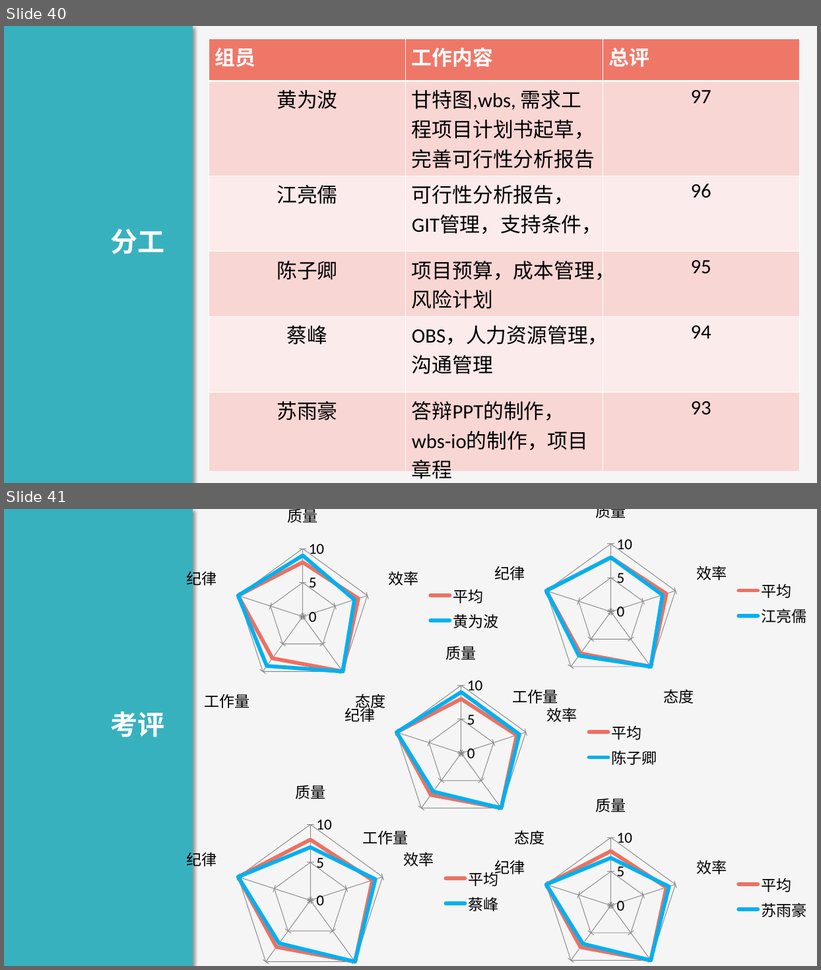
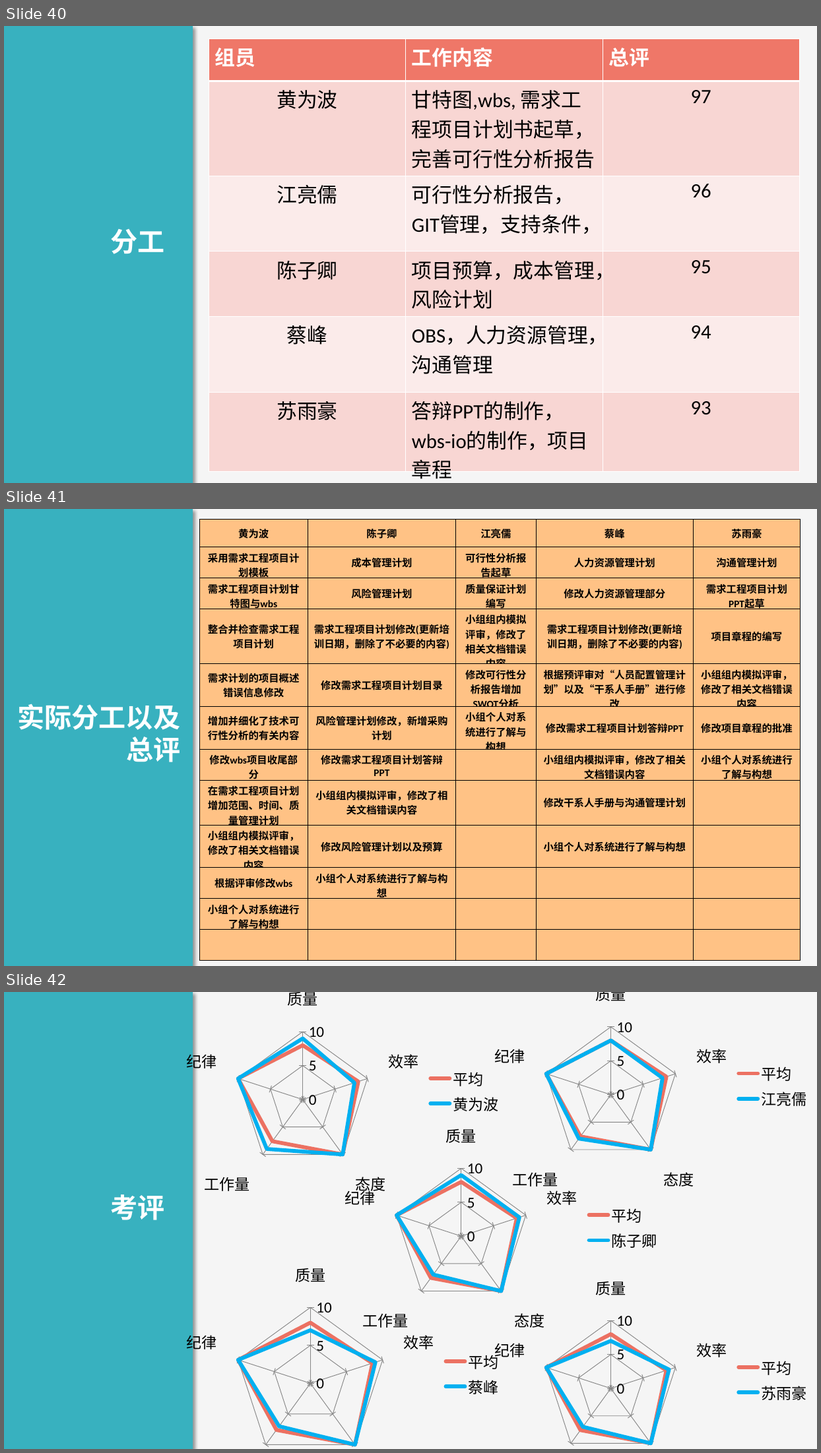
Before and after one commit to boboHh/AssistantTeaching, a slide deck: 受控文档/03-需求工程项目计划/PRD2018-G11-需求工程项目计划PPT.pptx. Shown one above the other, each under a label of ours: slides 40 and 41 before the commit, slides 40, 41 and 42 after it. The pictures are 821x970 and 821x1453 pixels, drawn with LibreOffice and Linux fonts; fonts in the diff are those of the drawing. Boxes give left, top, right and bottom in pixels: in the first picture for what was removed or moved away, otherwise in the second. Text is boxed around its words. In the diff, an @@ line names an element or a change of style, - is before the commit and + after.

Commit message:
PPT新增实际分工
PPT新增实际分工

```diff
--- a/受控文档/03-需求工程项目计划/PRD2018-G11-需求工程项目计划PPT.pptx
+++ b/受控文档/03-需求工程项目计划/PRD2018-G11-需求工程项目计划PPT.pptx
@@ slide 41 added at bbox=[4, 509, 817, 966], background #F5F5F5 @@
@@ rectangle added at bbox=[4, 509, 193, 966], fill #38B1BF @@
@@ table added at bbox=[199, 519, 800, 960], 12 rows, 5 columns @@
+黄为波 | 陈子卿 | 江亮儒 | 蔡峰 | 苏雨豪
+采用需求工程项目计划模板 | 成本管理计划 | 可行性分析报告起草 | 人力资源管理计划 | 沟通管理计划
+需求工程项目计划甘特图与wbs | 风险管理计划 | 质量保证计划编写 | 修改人力资源管理部分 | 需求工程项目计划PPT起草
+整合并检查需求工程项目计划 | 需求工程项目计划修改(更新培训日期，删除了不必要的内容) | 小组组内模拟评审，修改了相关文档错误内容 | 需求工程项目计划修改(更新培训日期，删除了不必要的内容) | 项目章程的编写
+需求计划的项目概述错误信息修改 | 修改需求工程项目计划目录 | 修改可行性分析报告增加SWOT分析 | 根据预评审对“人员配置管理计划”以及“干系人手册”进行修改 | 小组组内模拟评审，修改了相关文档错误内容
+增加并细化了技术可行性分析的有关内容 | 风险管理计划修改，新增采购计划 | 小组个人对系统进行了解与构想 | 修改需求工程项目计划答辩PPT | 修改项目章程的批准
+修改wbs项目收尾部分 | 修改需求工程项目计划答辩PPT |  | 小组组内模拟评审，修改了相关文档错误内容 | 小组个人对系统进行了解与构想
+在需求工程项目计划增加范围、时间、质量管理计划 | 小组组内模拟评审，修改了相关文档错误内容 |  | 修改干系人手册与沟通管理计划 | 
+小组组内模拟评审，修改了相关文档错误内容 | 修改风险管理计划以及预算 |  | 小组个人对系统进行了解与构想 | 
+根据评审修改wbs | 小组个人对系统进行了解与构想 |  |  | 
+小组个人对系统进行了解与构想 |  |  |  | 
+ |  |  |  | 
@@ text added at bbox=[18, 704, 181, 762], 32 pt, text #FFFFFF, bold @@
+实际分工以及总评
@@ what was slide 41 is now slide 42 @@
```
